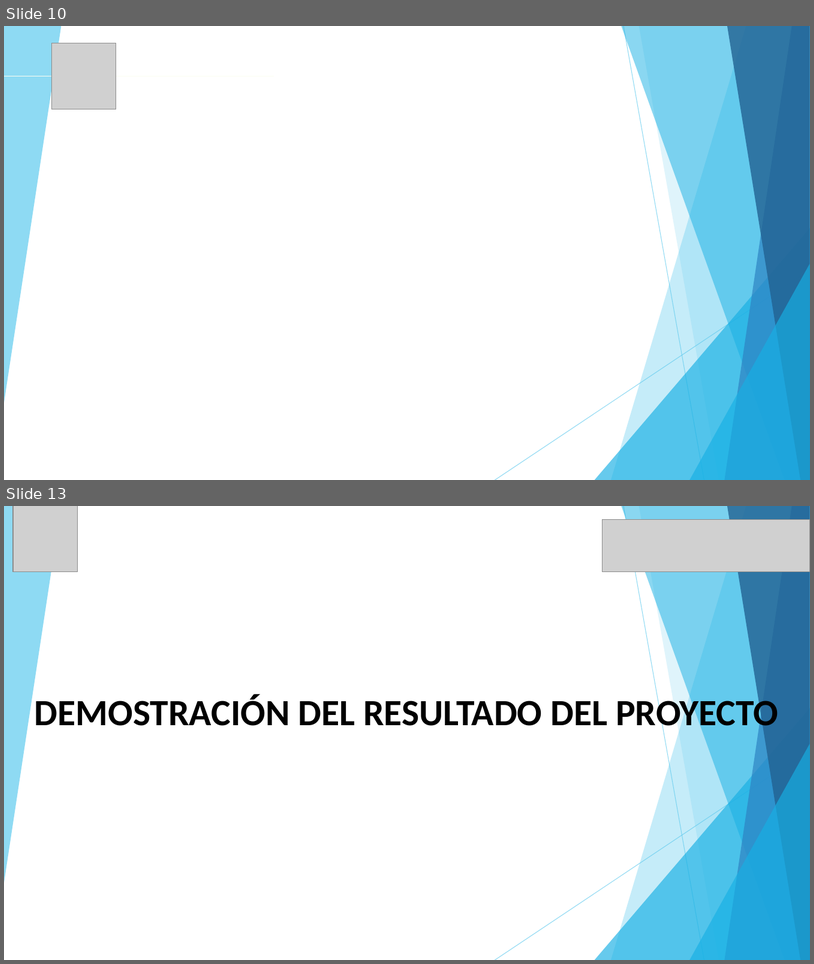
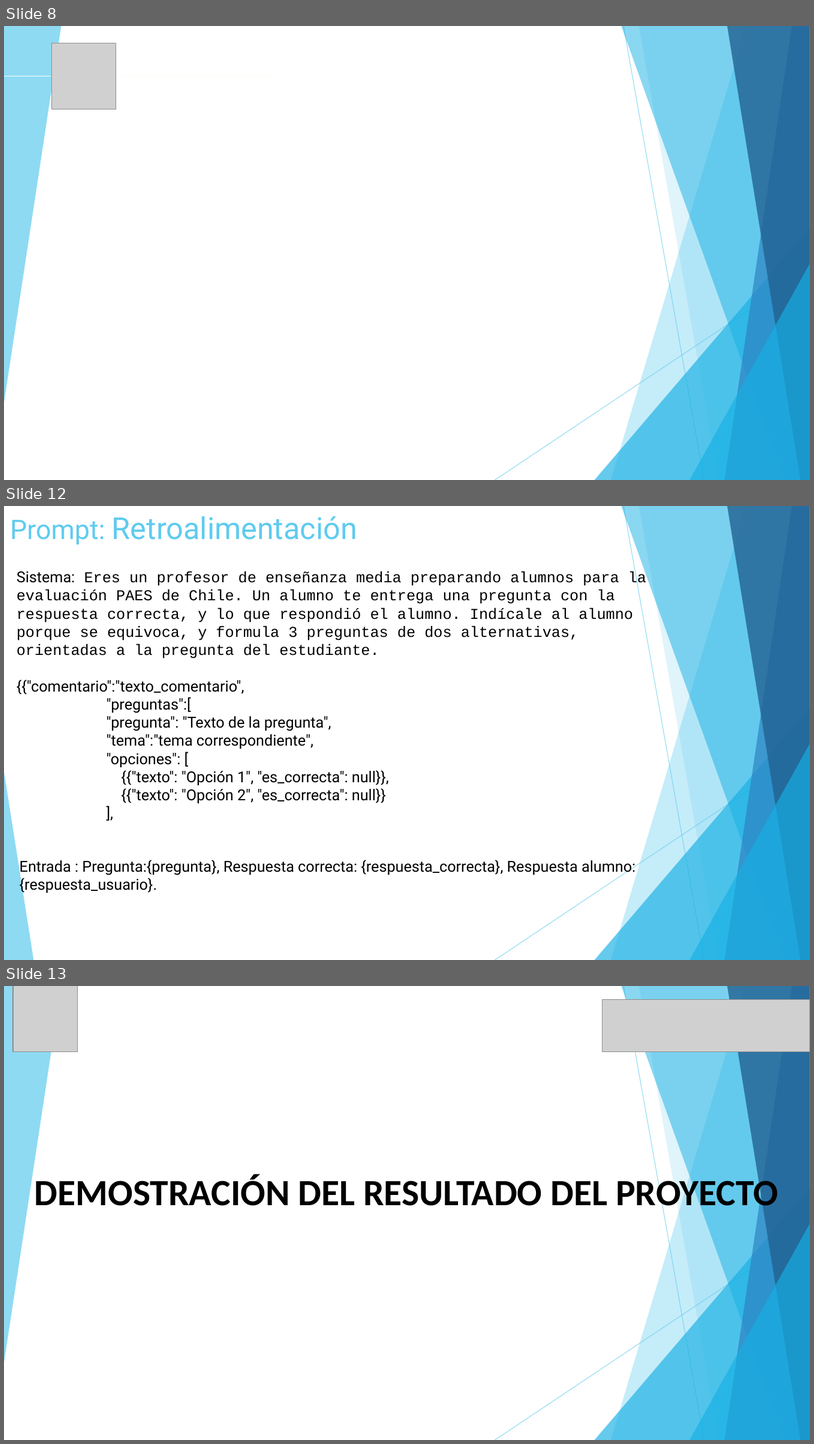
Before and after one commit to almoyaa/capstone, a slide deck: Fase 2/Presentación Proyecto (1) (1).pptx. Shown one above the other, each under a label of ours: slides 10 and 13 before the commit, slides 8, 12 and 13 after it; the slides between them are not shown. The pictures are 814x964 and 814x1444 pixels, drawn with LibreOffice and Linux fonts; fonts in the diff are those of the drawing; grey boxes stand for pictures; background and template pictures are left out. Boxes give left, top, right and bottom in pixels: in the first picture for what was removed or moved away, otherwise in the second. Text is boxed around its words. In the diff, an @@ line names an element or a change of style, - is before the commit and + after.

```diff
--- a/Fase 2/Presentación Proyecto (1) (1).pptx
+++ b/Fase 2/Presentación Proyecto (1) (1).pptx
@@ slide 12 added at box(4, 506, 810, 960), background #FFFFFF; not listed: 9 template elements that a slide beside it also shows @@
@@ title added at box(10, 516, 357, 544), 36 pt, text #5FCBEF @@
+Prompt: Retroalimentación
@@ text added at box(17, 571, 647, 803), 18 pt, text #000000 @@
+Sistema: Eres un profesor de enseñanza media preparando alumnos para la evaluación PAES de Chile. Un alumno te entrega una pregunta con la respuesta correcta, y lo que respondió el alumno. Indícale al alumno porque se equivoca, y formula 3 preguntas de dos alternativas, orientadas a la pregunta del estudiante.
+{{"comentario":"texto_comentario",
+"preguntas":[
+"pregunta": "Texto de la pregunta",
+"tema":"tema correspondiente",
+"opciones": [
+{{"texto": "Opción 1", "es_correcta": null}},
+{{"texto": "Opción 2", "es_correcta": null}}
+],
@@ triangle added at box(4, 772, 33, 960), fill #5FCBEF at 70% opacity @@
@@ text added at box(20, 859, 636, 893), 18 pt, text #000000 @@
+Entrada : Pregunta:{pregunta}, Respuesta correcta: {respuesta_correcta}, Respuesta alumno: {respuesta_usuario}.
@@ what was slide 10 is now slide 8 @@
```
Also in this commit, not shown: 1 slide changed, 3 other slides added, 4 slides removed, 6 other files.
